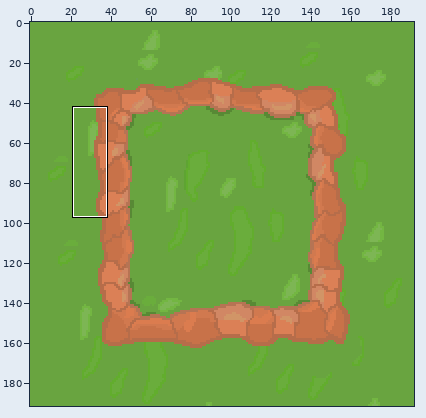
Pixel-art file, stored at aseprite/tilesets/world/smallHillGrass.aseprite. Above: a wide view before the commit, with the close-up outlined.
Close-up. As it was:
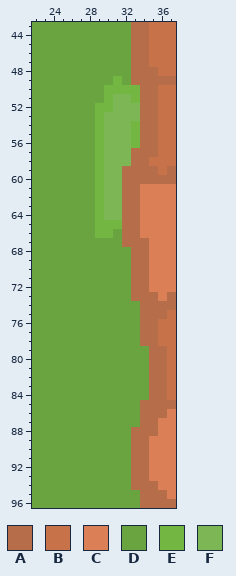
192x192 pixels, 1 frame. Colours within 5 levels of each other are drawn and written as one. Shown: x 22..37, y 43..96. The commit also changed other parts of the picture, which this record leaves out.
Visible layers, top first: "Layer 1", "Layer 2".
Palette (. is transparent): A #b66d4a  B #c87249  C #db8056  D #69a440  E #73b642  F #7db654
Pixels before, first column x 22:
43 DDDDDDDDDDDAABBB
44 DDDDDDDDDDDAABBB
45 DDDDDDDDDDDAABBB
46 DDDDDDDDDDDAABBB
47 DDDDDDDDDDDAABBB
48 DDDDDDDDDDDAAABB
49 DDDDDDDDDEDAAAAA
50 DDDDDDDDEEEEAABB
51 DDDDDDDDEFFEAABB
52 DDDDDDDEEFFFAABB
53 DDDDDDDEFFFFAABB
54 DDDDDDDEFFFEAABB
55 DDDDDDDEFFFEAABB
56 DDDDDDDEFFFEAABB
57 DDDDDDDEFFFAAABB
58 DDDDDDDEFFFAABBB
59 DDDDDDDEFFAAAABA
60 DDDDDDDEFFAAAAAA
61 DDDDDDDEFFAACCCC
62 DDDDDDDEFFAACCCC
63 DDDDDDDEFFAACCCC
64 DDDDDDDEFFAACCCC
65 DDDDDDDEEEAACCCC
66 DDDDDDDEEDAACCCC
67 DDDDDDDDDDAAACCC
68 DDDDDDDDDDDAACCC
69 DDDDDDDDDDDAACCC
70 DDDDDDDDDDDAACCC
71 DDDDDDDDDDDAACCC
72 DDDDDDDDDDDAACCC
73 DDDDDDDDDDDAAACA
74 DDDDDDDDDDDDAAAA
75 DDDDDDDDDDDDAAAB
76 DDDDDDDDDDDDAABB
77 DDDDDDDDDDDDAABB
78 DDDDDDDDDDDDAABB
79 DDDDDDDDDDDDDAAB
80 DDDDDDDDDDDDDAAB
81 DDDDDDDDDDDDDAAB
82 DDDDDDDDDDDDDAAB
83 DDDDDDDDDDDDDAAB
84 DDDDDDDDDDDDDAAB
85 DDDDDDDDDDDDAAAA
86 DDDDDDDDDDDDAAAC
87 DDDDDDDDDDDDAACC
88 DDDDDDDDDDDAAACC
89 DDDDDDDDDDDAACCC
90 DDDDDDDDDDDAACCC
91 DDDDDDDDDDDAACCC
92 DDDDDDDDDDDAACCC
93 DDDDDDDDDDDAACCC
94 DDDDDDDDDDDAAACC
95 DDDDDDDDDDDDAAAC
96 DDDDDDDDDDDDAAAA
Now the later version:
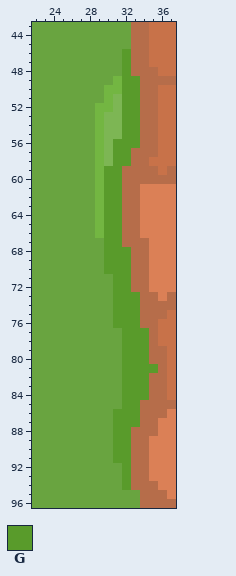
Colours new in this view: G #599b2b
The exact change:
Layer "Layer 1":
The edit turns colour A into colour G in row 49 at x 33; in row 73 at x 33; in rows 77 to 78 at x 34; in row 81 at x 35.
The edit turns colour D into colour G in rows 46 to 49 at x 32; in row 66 at x 31; in row 67 at x 30 to 31; in rows 68 to 70 at x 30 to 32; in rows 71 to 73 at x 31 to 32; in rows 74 to 76 at x 31 to 33.
The edit turns colour D into colour G in rows 77 to 78 at x 32 to 33; in rows 79 to 84 at x 32 to 34; in row 85 at x 32 to 33; in rows 86 to 87 at x 31 to 33; in rows 88 to 91 at x 31 to 32; in rows 92 to 94 at x 32.
The edit turns colour E into colour G in row 50 at x 32 to 33; in row 51 at x 33; in rows 54 to 56 at x 33; in row 65 at x 30 to 31; in row 66 at x 30.
The edit turns colour F into colour G in row 51 at x 32; in rows 52 to 53 at x 32 to 33; in rows 54 to 55 at x 32; in rows 56 to 58 at x 31 to 32; in rows 59 to 64 at x 30 to 31.
Boxes around the changes in both close-ups, in picture pixels (x1, y1, x2, y2):
changed: (104, 49, 158, 490)
